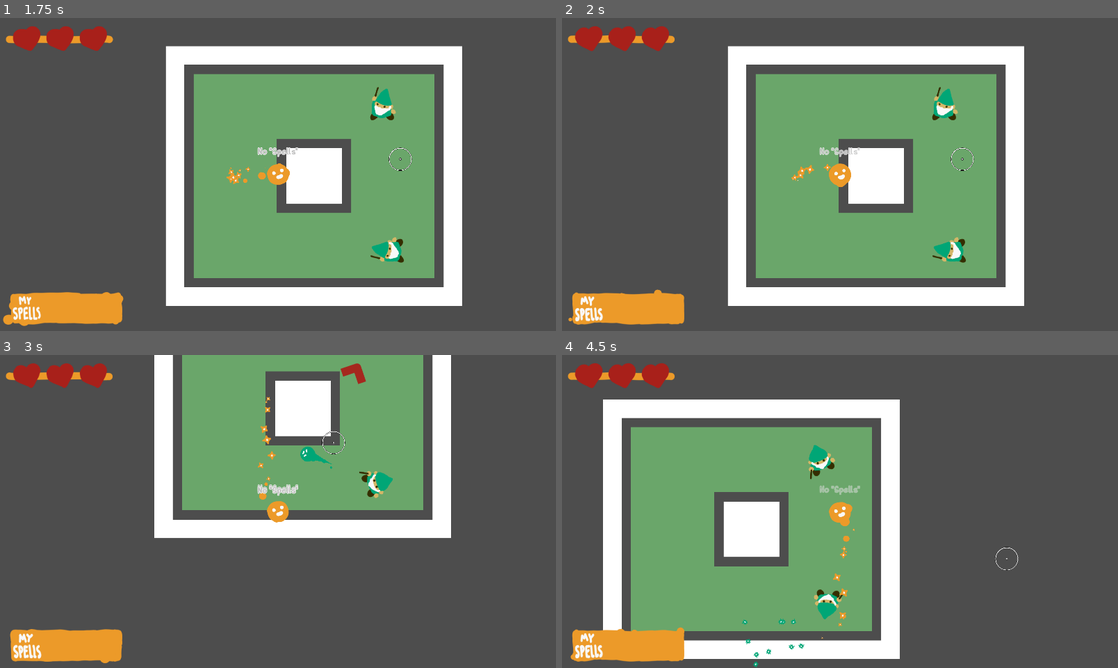
Above: before the commit, frames 1-4 (two rows, left to right).
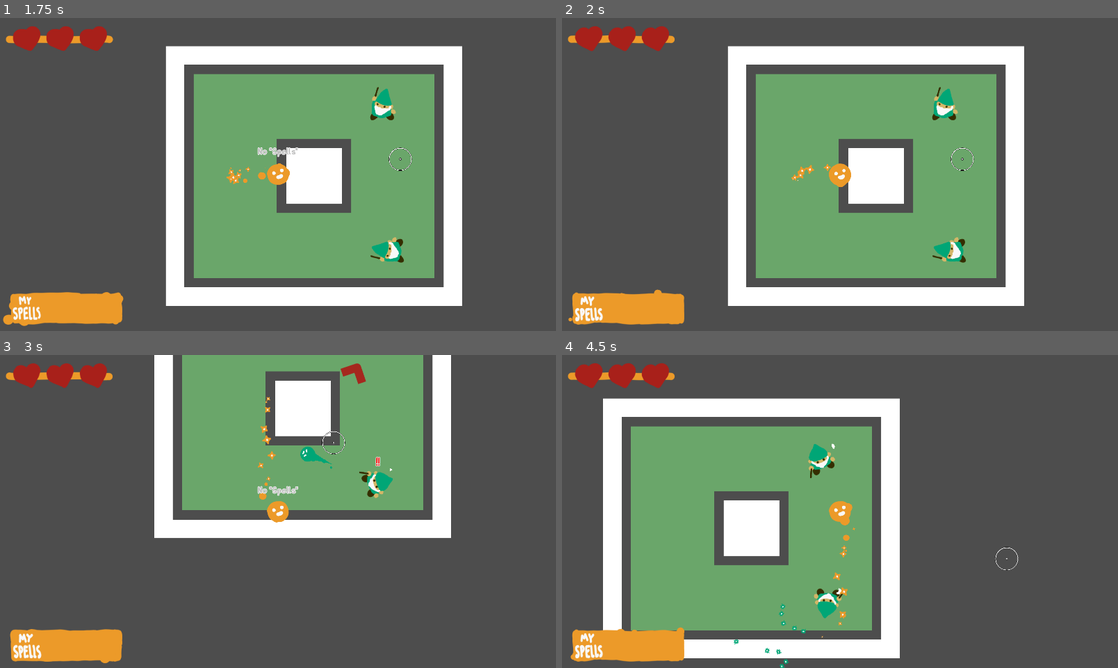
Above: after the commit, the same moments.

Repository: Tzeryushi/A-Wizard-Casting-Spell
Game: Godot game, scene res://Scenes/MainMenu.tscn
The game is run twice, just before and just after one commit, with the same random seed, the same clock (stepped at 60 frames per second) and the same inputs.
Inputs (mouse positions are in pixels of both pictures, inside the frame that each line leads up to):
- Up to frame 1 (1.75 s): click "Play Game" at 0.5 s; move the mouse to (400, 158) at 1.27 s; hold D (move_right) from 1.28 s (still down); click (400, 158) at 1.35 s
- Up to frame 2 (2 s): keep holding D (move_right)
- Up to frame 3 (3 s): move the mouse to (166, 527) at 2.02 s; release D (move_right) at 2.03 s; hold S (move_down) 2.03-2.78 s; tap Space (flip) at 2.1 s; click (166, 527) at 2.3 s; move the mouse to (333, 442) at 2.77 s; hold D (move_right) from 2.78 s (still down); click (333, 442) at 2.85 s
- Up to frame 4 (4.5 s): move the mouse to (812, 574) at 3.52 s; release D (move_right) at 3.53 s; hold W (move_up) 3.53-4.28 s; click (812, 574) at 3.6 s; move the mouse to (1006, 558) at 4.27 s; hold A (move_left) from 4.28 s (still down); tap Space (flip) at 4.35 s

Frame 1 is identical in both runs. In frame 2, 0.1% of the frame differs, in the area x 46-54%, y 41-45%; in frame 3, less than 0.1%; in frame 4, 1.8%, in the area x 7-61%, y 13-100%.

Commit message:
Enemy spell timer notifs, new player messages

Diff:
--- a/Assets/Actors/Enemy/BlueWizard/BlueWizard.gd
+++ b/Assets/Actors/Enemy/BlueWizard/BlueWizard.gd
@@ -5,11 +5,11 @@
 	if player_ref:
 		line_of_sight.look_at(player_ref.global_position)
 		line_of_follow.look_at(player_ref.global_position)
-		player_seen = is_player_seen()
+		check_player_seen()
 		if !player_following:
 			player_following = player_seen
 		else:
-			player_following = should_follow()
+			check_should_follow()
 		if player_seen or player_following:
 			if (player_ref.global_position-global_position).length() > _distance_to_keep:
 				set_movement_target(player_ref.global_position)
--- a/Assets/Actors/Enemy/BlueWizard/BlueWizard.tscn
+++ b/Assets/Actors/Enemy/BlueWizard/BlueWizard.tscn
@@ -65,5 +65,15 @@
 [node name="Animations" parent="." index="0"]
 sprite_frames = SubResource("SpriteFrames_ee0fw")
 
+[node name="SightLine" parent="." index="5"]
+collision_mask = 3
+collide_with_areas = false
+
+[node name="FollowLine" parent="." index="6"]
+visible = true
+target_position = Vector2(900, 0)
+collision_mask = 2
+collide_with_areas = false
+
 [node name="GlowSprite" parent="." index="11"]
 material = SubResource("ShaderMaterial_ynu31")
--- a/Assets/Actors/Enemy/Enemy.gd
+++ b/Assets/Actors/Enemy/Enemy.gd
@@ -16,6 +16,7 @@
 @onready var restriction_timer := $SpellRestrictionTimer
 @onready var spell_spawn_location := $SpellSpawnLocation
 @onready var glow_sprite := $GlowSprite
+@onready var spell_timer_display := $SpellTimerDisplay
 
 var player_ref : Player = null
 var player_seen : bool = false
@@ -44,11 +45,13 @@
 	if player_ref:
 		line_of_sight.look_at(player_ref.global_position)
 		line_of_follow.look_at(player_ref.global_position)
-		player_seen = is_player_seen()
+
+		#check if
+		check_player_seen()
 		if !player_following:
 			player_following = player_seen
 		else:
-			player_following = should_follow()
+			check_should_follow()
 		if player_seen or player_following:
 			if (player_ref.global_position-global_position).length() > _distance_to_keep:
 				set_movement_target(player_ref.global_position)
@@ -86,7 +89,7 @@
 		new_spell.set_direction(look_rotation.normalized())
 		get_parent().add_child(new_spell)
 		can_fire_spell = false
-		restriction_timer.start()
+		start_spell_timers()
 	return
 
 func spell_collision(spell:BaseSpell) -> void:
@@ -105,17 +108,25 @@
 	new_body.apply_impulse(impulse)
 	get_parent().call_deferred("add_child", new_body)
 
-func is_player_seen() -> bool:
+func check_player_seen() -> void:
+	var was_seen = player_seen
 	var collider = line_of_sight.get_collider()
-	if collider and collider.is_in_group("Player"):
-		return true
-	return false
+	if collider and (collider.is_in_group("Player") or collider.is_in_group("PlayerSight")):
+		player_seen = true
+	else:
+		player_seen = false
+	if !was_seen and player_seen:
+		TextPopper.jolt_text("[center][color=red]!!", self, 50.0, Vector2.ZERO, 1.0, 1.0, 40, 8)
 
-func should_follow() -> bool:
+func check_should_follow() -> void:
+	var was_following = player_following
 	var collider = line_of_follow.get_collider()
-	if collider and collider.is_in_group("Player"):
-		return true
-	return false
+	if collider and (collider.is_in_group("Player") or collider.is_in_group("PlayerSight")):
+		player_following = true
+	else:
+		player_following = false
+	if was_following and !player_following:
+		TextPopper.jolt_text("[center][color=purple]??", self, 50.0)
 
 func destruct() -> void:
 	destroyed.emit()
@@ -135,5 +146,9 @@
 
 	return true
 
+func start_spell_timers() -> void:
+	restriction_timer.start()
+	spell_timer_display.start_spell_timer(restriction_timer.wait_time)
+
 func _on_spell_restriction_timer_timeout():
 	can_fire_spell = true
--- a/Assets/Actors/Enemy/Enemy.tscn
+++ b/Assets/Actors/Enemy/Enemy.tscn
@@ -8,6 +8,8 @@
 [ext_resource type="Shader" path="res://Art/Shaders/EnemyGlow.gdshader" id="6_pchv7"]
 [ext_resource type="Texture2D" uid="uid://bco7v1gf2puv5" path="res://Art/tempwall.png" id="7_lyw1e"]
 [ext_resource type="Texture2D" uid="uid://b7jn0k8jxpfef" path="res://Art/corona.png" id="7_qahn7"]
+[ext_resource type="Script" path="res://Assets/Actors/Enemy/SpellTimerDisplay.gd" id="9_agc05"]
+[ext_resource type="Texture2D" uid="uid://b83vtmj5ntff7" path="res://Art/GUI/CleanTimer.png" id="10_1n2kh"]
 
 [sub_resource type="SpriteFrames" id="SpriteFrames_e83ly"]
 animations = [{
@@ -82,11 +84,14 @@
 
 [node name="SightLine" type="RayCast2D" parent="."]
 target_position = Vector2(600, 0)
-collision_mask = 3
+collision_mask = 259
+collide_with_areas = true
 
 [node name="FollowLine" type="RayCast2D" parent="."]
+visible = false
 target_position = Vector2(900, 0)
-collision_mask = 2
+collision_mask = 258
+collide_with_areas = true
 
 [node name="Center" type="Node2D" parent="."]
 
@@ -106,4 +111,22 @@
 scale = Vector2(2.46875, 2.46875)
 texture = ExtResource("7_lyw1e")
 
+[node name="SpellTimerDisplay" type="Node2D" parent="."]
+script = ExtResource("9_agc05")
+
+[node name="Timer" type="Timer" parent="SpellTimerDisplay"]
+one_shot = true
+
+[node name="ProgressWheel" type="TextureProgressBar" parent="SpellTimerDisplay"]
+offset_left = 30.0
+offset_top = -51.0
+offset_right = 100.0
+offset_bottom = 19.0
+scale = Vector2(0.3, 0.3)
+max_value = 1000.0
+rounded = true
+fill_mode = 4
+texture_progress = ExtResource("10_1n2kh")
+
 [connection signal="timeout" from="SpellRestrictionTimer" to="." method="_on_spell_restriction_timer_timeout"]
+[connection signal="timeout" from="SpellTimerDisplay/Timer" to="SpellTimerDisplay" method="_on_timer_timeout"]
--- a/Assets/Actors/Enemy/GreenWizard/GreenWizard.gd
+++ b/Assets/Actors/Enemy/GreenWizard/GreenWizard.gd
@@ -17,7 +17,7 @@
 		new_spell.set_direction(look_rotation.normalized())
 		get_parent().add_child(new_spell)
 		can_fire_spell = false
-		restriction_timer.start()
+		start_spell_timers()
 		animations.play("attack")
 		await animations.animation_finished
 		if animations.animation == "attack":
@@ -29,11 +29,11 @@
 	if player_ref:
 		line_of_sight.look_at(player_ref.global_position)
 		line_of_follow.look_at(player_ref.global_position)
-		player_seen = is_player_seen()
+		check_player_seen()
 		if !player_following:
 			player_following = player_seen
 		else:
-			player_following = should_follow()
+			check_should_follow()
 		if player_seen or player_following:
 			#print((player_ref.global_position-global_position).length())
 			if (player_ref.global_position-global_position).length() > _distance_to_keep:
--- a/Assets/Actors/Enemy/GreenWizard/GreenWizard.tscn
+++ b/Assets/Actors/Enemy/GreenWizard/GreenWizard.tscn
@@ -65,5 +65,8 @@
 animation = &"hurt"
 autoplay = "idle"
 
+[node name="FollowLine" parent="." index="6"]
+target_position = Vector2(650, 0)
+
 [node name="GlowSprite" parent="." index="11"]
 material = SubResource("ShaderMaterial_35cfp")
--- /dev/null
+++ b/Assets/Actors/Enemy/SpellTimerDisplay.gd
@@ -0,0 +1,21 @@
+extends Node2D
+
+@onready var spell_timer := $Timer
+@onready var progress_wheel := $ProgressWheel
+
+func _process(_delta):
+	if spell_timer.time_left > 0.0:
+		progress_wheel.value = int(((spell_timer.wait_time-spell_timer.time_left)/spell_timer.wait_time)*progress_wheel.max_value)
+
+func start_spell_timer(time:float) -> void:
+	spell_timer.wait_time = time
+	spell_timer.start()
+
+func pause_spell_timer() -> void:
+	spell_timer.paused = true
+
+func unpause_spell_timer() -> void:
+	spell_timer.pause = false
+
+func _on_timer_timeout():
+	progress_wheel.value = 0.0
--- a/Assets/Actors/Player/EnemyArrow.tscn
+++ b/Assets/Actors/Player/EnemyArrow.tscn
@@ -10,6 +10,7 @@
 texture = ExtResource("2_h7olu")
 
 [node name="RayCast" type="RayCast2D" parent="."]
+visible = false
 target_position = Vector2(8000, 0)
 collision_mask = 128
 collide_with_areas = true
--- a/Assets/Actors/Player/Player.gd
+++ b/Assets/Actors/Player/Player.gd
@@ -195,6 +195,9 @@
 		return false
 	return true
 
+func pickup_fail() -> void:
+	TextPopper.jolt_text("[center][color=gray]\"Spells\" Full!", self, 50.0, )
+
 func pickup_body(body:BaseBody) -> void:
 	AudioManager.play("res://Art/SFX/spell1.wav")
 	spell_stack.append(body.get_body())
--- a/Assets/Actors/Player/Player.tscn
+++ b/Assets/Actors/Player/Player.tscn
@@ -69,7 +69,7 @@
 radius = 28.2843
 
 [sub_resource type="CircleShape2D" id="CircleShape2D_0bjwr"]
-radius = 33.2415
+radius = 30.0
 
 [sub_resource type="CircleShape2D" id="CircleShape2D_wm0y4"]
 radius = 9.05539
@@ -134,11 +134,11 @@
 [node name="PhysicsCollider" type="CollisionShape2D" parent="."]
 shape = SubResource("CircleShape2D_oy5j2")
 
-[node name="Hurtbox" type="Area2D" parent="."]
-collision_layer = 0
+[node name="SightField" type="Area2D" parent="." groups=["PlayerSight"]]
+collision_layer = 256
 collision_mask = 0
 
-[node name="CollisionShape2D" type="CollisionShape2D" parent="Hurtbox"]
+[node name="CollisionShape2D" type="CollisionShape2D" parent="SightField" groups=["PlayerSight"]]
 shape = SubResource("CircleShape2D_0bjwr")
 
 [node name="StateManager" type="Node" parent="."]
--- a/Assets/Bodies/BaseBody.gd
+++ b/Assets/Bodies/BaseBody.gd
@@ -18,3 +18,5 @@
 		if _body.can_pickup_body():
 			_body.pickup_body(self)
 			destruct()
+		else:
+			_body.pickup_fail()
--- a/Assets/Tools/TextPopper/TextJolt.gd
+++ b/Assets/Tools/TextPopper/TextJolt.gd
@@ -18,8 +18,8 @@
 	if !is_instance_valid(self):
 		return
 	jolt_tween = get_tree().create_tween()
-	jolt_tween.tween_property(self, "position", new_pos, time/2).set_trans(Tween.TRANS_ELASTIC).set_ease(Tween.EASE_OUT)
-	await jolt_tween.tween_property(jolt_text, "modulate:a", 0.0, time/2).set_ease(Tween.EASE_OUT).finished
+	jolt_tween.tween_property(self, "position", new_pos, 0.5).set_trans(Tween.TRANS_ELASTIC).set_ease(Tween.EASE_OUT)
+	await jolt_tween.tween_property(jolt_text, "modulate:a", 0.0, min(time-0.5, 0.1)).set_ease(Tween.EASE_OUT).finished
 	finished.emit()
 	destroy()
 
--- a/Scenes/TestScene.tscn
+++ b/Scenes/TestScene.tscn
@@ -1,9 +1,11 @@
-[gd_scene load_steps=6 format=3 uid="uid://dqftv7aon2ak3"]
+[gd_scene load_steps=8 format=3 uid="uid://dqftv7aon2ak3"]
 
 [ext_resource type="TileSet" uid="uid://drht87h6vy28k" path="res://Scenes/Tilemaps/PathMap.tres" id="1_ce55i"]
 [ext_resource type="PackedScene" uid="uid://cb3fcw70u4e1o" path="res://Assets/Actors/Player/Player.tscn" id="2_fbh7b"]
 [ext_resource type="Script" path="res://Scenes/TileData.gd" id="3_e8kde"]
 [ext_resource type="PackedScene" uid="uid://duqfc8ur47bnm" path="res://Assets/Actors/Enemy/GreenWizard/GreenWizard.tscn" id="6_cayom"]
+[ext_resource type="PackedScene" uid="uid://t401ys66ffnc" path="res://Assets/Bodies/GreenBody.tscn" id="6_g0ebw"]
+[ext_resource type="PackedScene" uid="uid://oc4b5qvhs2ux" path="res://Assets/Bodies/BlueBody.tscn" id="7_2hdqh"]
 [ext_resource type="PackedScene" uid="uid://dmyn7qvgjvqhg" path="res://Assets/HUD/hud.tscn" id="7_rxkmq"]
 
 [node name="Node2D" type="Node2D"]
@@ -25,3 +27,15 @@
 
 [node name="GreenWizard2" parent="." instance=ExtResource("6_cayom")]
 position = Vector2(1612, 395)
+
+[node name="GreenBody" parent="." instance=ExtResource("6_g0ebw")]
+position = Vector2(532, 714)
+
+[node name="BlueBody" parent="." instance=ExtResource("7_2hdqh")]
+position = Vector2(673, 795)
+
+[node name="GreenBody2" parent="." instance=ExtResource("6_g0ebw")]
+position = Vector2(332, 756)
+
+[node name="BlueBody2" parent="." instance=ExtResource("7_2hdqh")]
+position = Vector2(344, 630)
--- a/project.godot
+++ b/project.godot
@@ -88,6 +88,7 @@
 2d_physics/layer_5="Flip Layer"
 2d_physics/layer_6="Bodies Layer"
 2d_physics/layer_8="EnemyArrow Layer"
+2d_physics/layer_9="PlayerVisibility"
 
 [physics]
 
Binary file added: Art/GUI/CleanTimer.png
Not shown, added: Art/GUI/CleanTimer.png.import
Not shown: 1 places in Assets/Actors/Enemy/Enemy.tscn that only renumber resources
